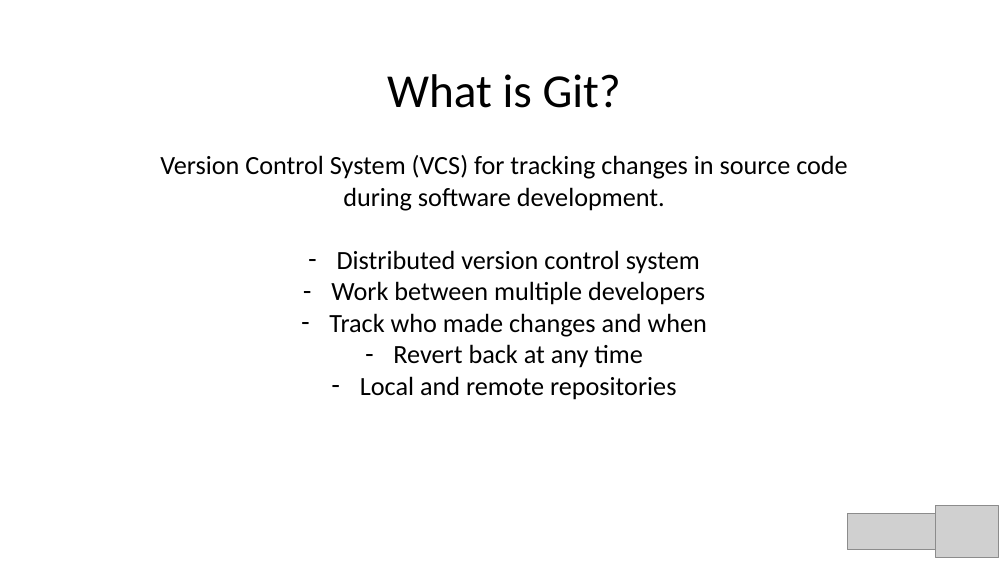
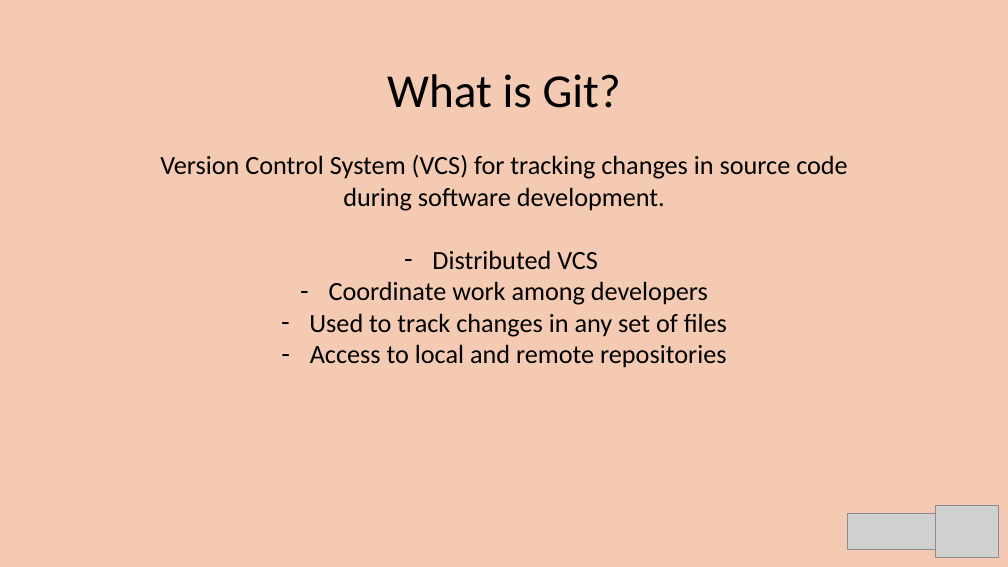
Before and after one commit to szetko/course-materials, a slide deck: slide 2 of Workshops/Git Intro.pptx. Drawn at 1008x567 pixels with LibreOffice and Linux fonts; fonts in the diff are those of the drawing; grey boxes stand for pictures. Boxes give left, top, right and bottom in pixels: in the first picture for what was removed or moved away, otherwise in the second. Text is boxed around its words. In the diff, an @@ line names an element or a change of style, - is before the commit and + after.

```diff
--- a/Workshops/Git Intro.pptx
+++ b/Workshops/Git Intro.pptx
@@ background #FFFFFF to #F4CBB2 @@
@@ text at (x1=309, y1=250, x2=727, y2=368): text changed @@
-– Distributed version control system
-– Work between multiple developers
-– Track who made changes and when
-– Revert back at any time
-– Local and remote repositories
+– Distributed VCS
+– Coordinate work among developers
+– Used to track changes in any set of files
+– Access to local and remote repositories
```
Also in this commit, not shown: 3 other slides changed, 15 slides added.
